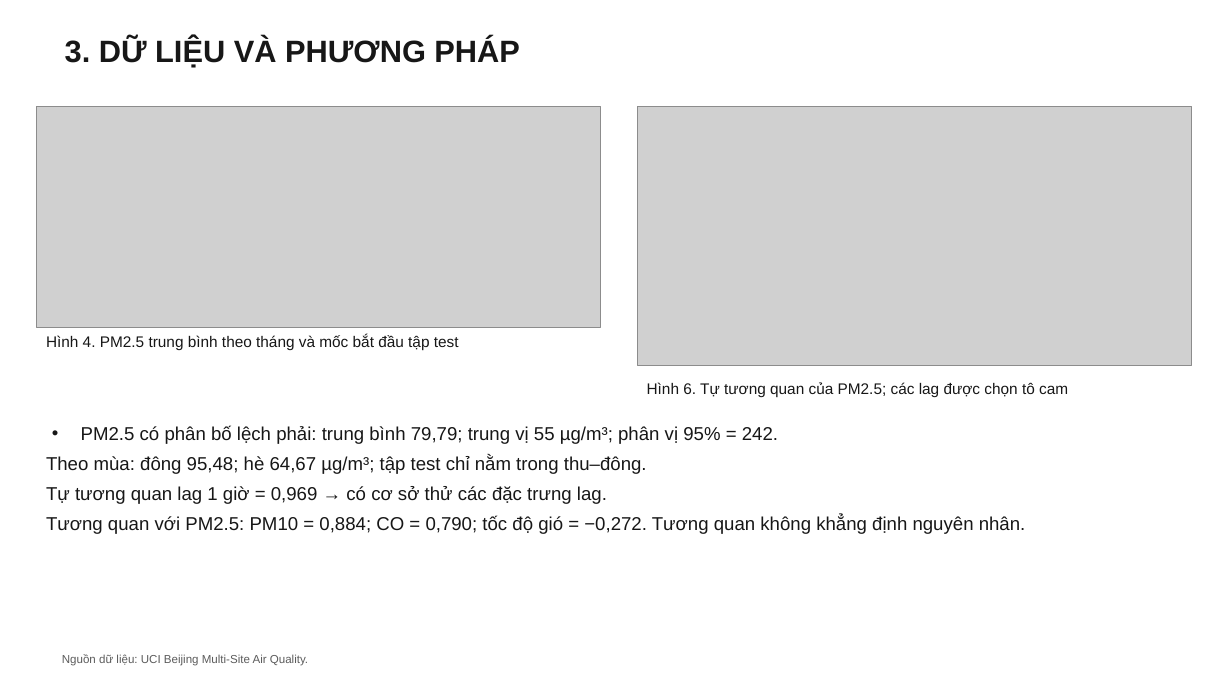
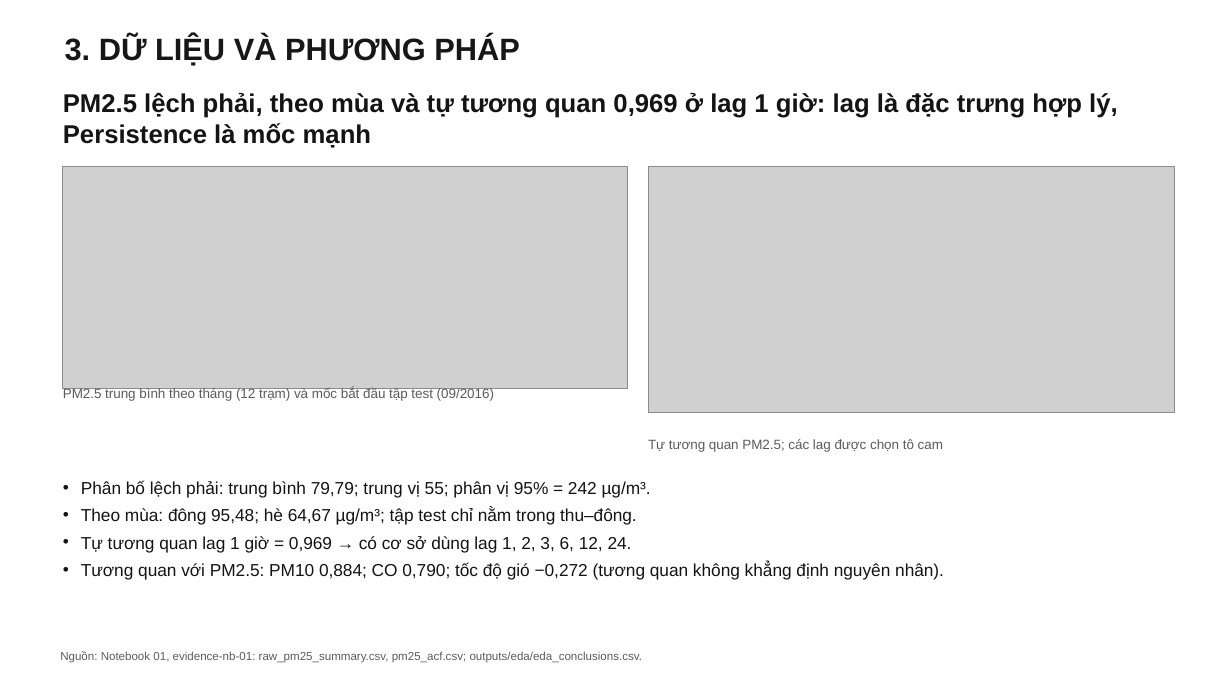
Before and after one commit to bjruly/sgu_finalproject_machinelearning_2026-2027, a slide deck: slide 8 of docs/Nhom10__Slide.pptx (slide 12 before the commit). Drawn at 1232x693 pixels with LibreOffice and Linux fonts; fonts in the diff are those of the drawing; grey boxes stand for pictures. Boxes give left, top, right and bottom in pixels: in the first picture for what was removed or moved away, otherwise in the second. Text is boxed around its words. In the diff, an @@ line names an element or a change of style, - is before the commit and + after.

Commit message:
Rework slides to follow the course report structure
- Thêm thách thức, đóng góp, thiết lập và độ đo, danh sách 8 thí nghiệm
  trước kết quả, hàm mất mát, importance của RF, độ chắc chắn (bootstrap,
  seed, epoch MLP), phân tích overfitting, đánh giá tổng thể, hướng phát
  triển; ghi chú trình bày cho mọi slide.
- Công trình liên quan viết lại theo ba bài gốc (Seng, Bekkar, Wei).
- Bảng sai số theo mức PM2.5 dùng biên mới; mọi bảng đọc số từ CSV.
- Chuyển chi tiết sang phụ lục B1–B9 và A.

```diff
--- a/docs/Nhom10__Slide.pptx
+++ b/docs/Nhom10__Slide.pptx
@@ title "3. DỮ LIỆU VÀ PHƯƠNG ..." at [65,35,520,65]: less space between paragraphs @@
@@ text added at [63,92,1118,148], 20 pt, text #141414, bold @@
+PM2.5 lệch phải, theo mùa và tự tương quan 0,969 ở lag 1 giờ: lag là đặc trưng hợp lý, Persistence là mốc mạnh
@@ picture: place and size @@
-picture at [37,106,601,327]
+picture at [63,167,628,388]
@@ picture: place and size @@
-picture at [638,106,1192,366]
+picture at [648,167,1174,413]
@@ text at [63,387,494,401]: text changed; size 12 to 10.5 pt; text colour #171717 to #5C5C5C @@
-Hình 4. PM2.5 trung bình theo tháng và mốc bắt đầu tập test
+PM2.5 trung bình theo tháng (12 trạm) và mốc bắt đầu tập test (09/2016)
@@ text at [648,439,943,452]: text changed; size 12 to 10.5 pt; text colour #171717 to #5C5C5C @@
-Hình 6. Tự tương quan của PM2.5; các lag được chọn tô cam
+Tự tương quan PM2.5; các lag được chọn tô cam
@@ text "Phân bố lệch phải: trung ...": place and size @@
-text "Phân bố lệch phải: trung ..." at [46,426,1026,534]
+text "Phân bố lệch phải: trung ..." at [81,480,944,580]
@@ text at [81,480,651,498]: text changed; size 14.5 to 13.5 pt; text colour #171717 to #141414 @@
-• PM2.5 có phân bố lệch phải: trung bình 79,79; trung vị 55 µg/m³; phân vị 95% = 242.
+• Phân bố lệch phải: trung bình 79,79; trung vị 55; phân vị 95% = 242 µg/m³.
@@ text at [81,507,637,525]: size 14.5 to 13.5 pt, text colour #171717 to #141414 in "Theo mùa: đông 95,48; hè 64,67 µg/m³; ..."; bullet none to •; less space between paragraphs @@
@@ text at [81,536,944,580]: text changed; size 14.5 to 13.5 pt; text colour #171717 to #141414 @@
-Tự tương quan lag 1 giờ = 0,969 → có cơ sở thử các đặc trưng lag.
-Tương quan với PM2.5: PM10 = 0,884; CO = 0,790; tốc độ gió = −0,272. Tương quan không khẳng định nguyên nhân.
+• Tự tương quan lag 1 giờ = 0,969 → có cơ sở dùng lag 1, 2, 3, 6, 12, 24.
+• Tương quan với PM2.5: PM10 0,884; CO 0,790; tốc độ gió −0,272 (tương quan không khẳng định nguyên nhân).
@@ text added at [60,651,643,663], 9 pt, text #5C5C5C @@
+Nguồn: Notebook 01, evidence-nb-01: raw_pm25_summary.csv, pm25_acf.csv; outputs/eda/eda_conclusions.csv.
@@ text removed at [62,654,308,666] @@
-Nguồn dữ liệu: UCI Beijing Multi-Site Air Quality.
```
Also in this commit, not shown: 10 other slides changed, 20 slides added, 15 slides removed.
